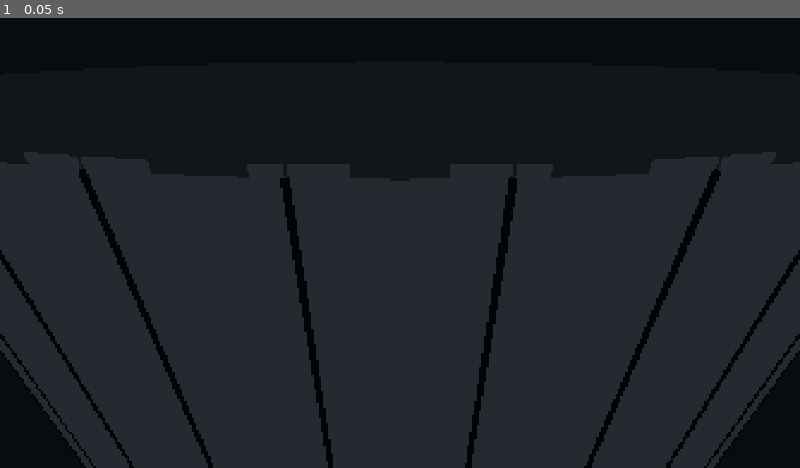
Above: before the commit, frame 1.
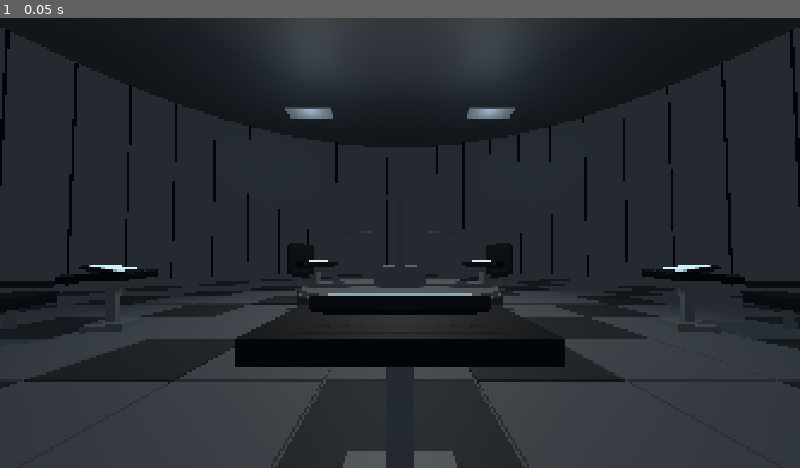
Above: after the commit, the same moment.

Repository: SerkanAydin06/DENGE
Game: Godot game, scene res://scenes/game_room.tscn
Two runs of this game, one before a commit and one after it. Both use one fixed random seed, a clock stepped at 60 frames per second and the inputs below.
Inputs:
- Up to frame 1 (0.05 s): no input

The runs differ from the first frame. In frame 1, 23% of the frame differs, in the area x 0-100%, y 0-100%.

Commit message:
Use player eye-level camera facing center

Diff:
--- a/scripts/game_room.gd
+++ b/scripts/game_room.gd
@@ -151,9 +151,11 @@
 
 func _build_camera() -> void:
 	var cam := Camera3D.new()
-	cam.name = "OverviewCamera"
-	cam.position = Vector3(0, 12.8, 21.5)
+	cam.name = "PlayerCamera"
+	# Seat 1 is positioned on +Z; the camera sits at seated eye height.
+	var eye := Vector3(0.0, 1.75, SEAT_RADIUS + 0.65)
+	cam.position = eye
 	add_child(cam)
-	cam.look_at(Vector3(0, 1.2, 0))
-	cam.fov = 65.0
+	cam.look_at(Vector3(0.0, 2.1, 0.0), Vector3.UP)
+	cam.fov = 75.0
 	cam.current = true
